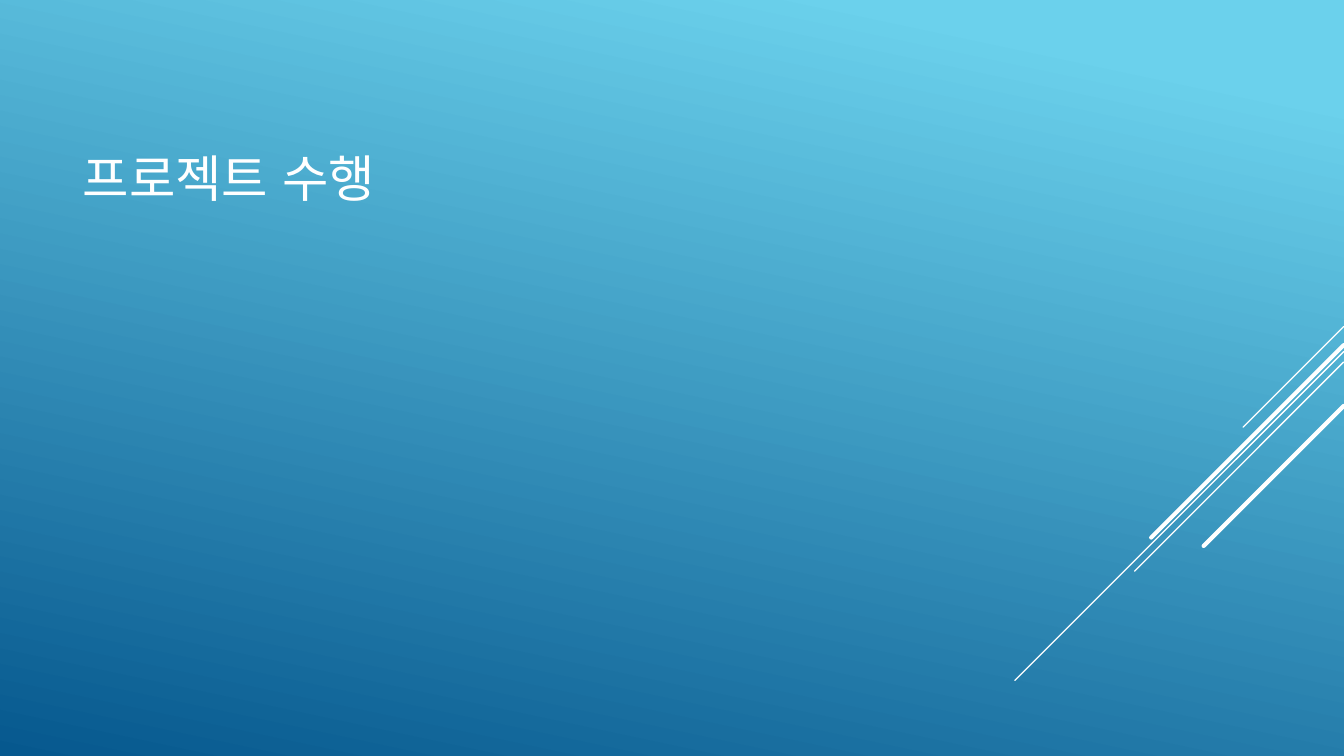
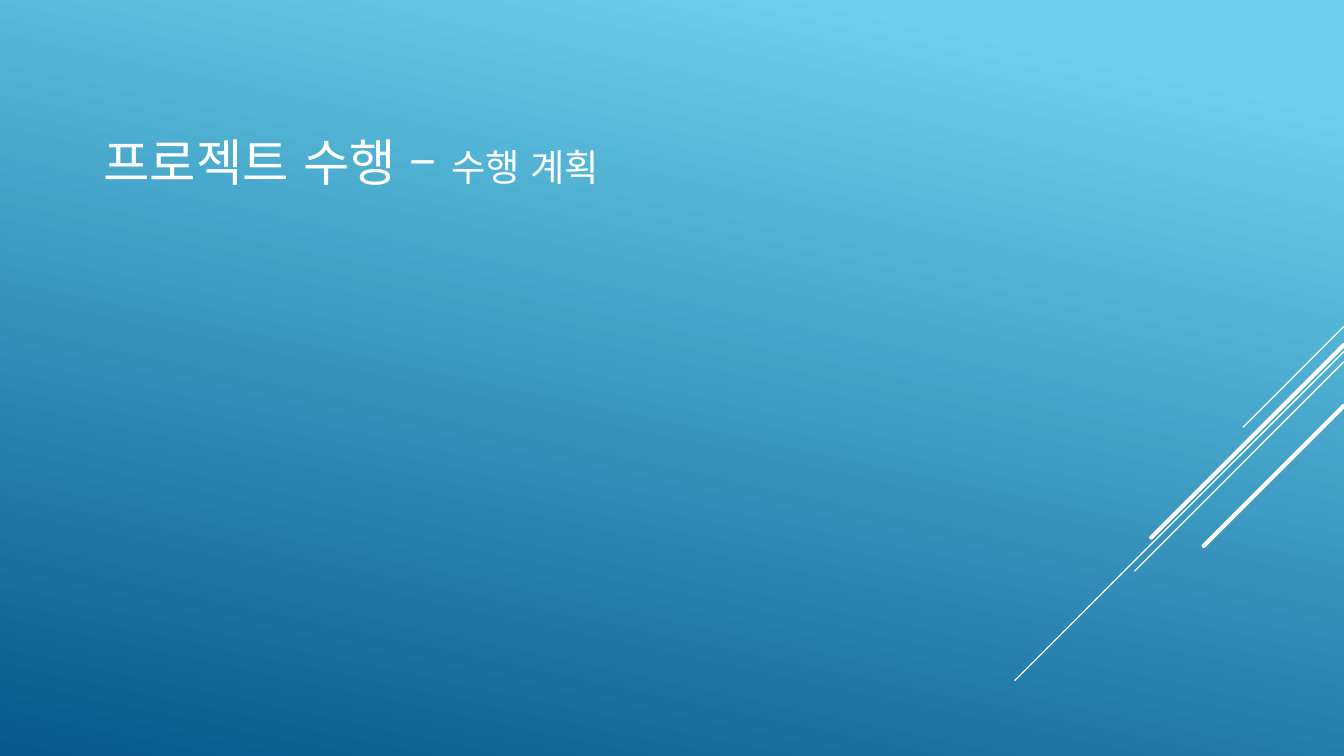
Before and after one commit to KimJeongHoon190/First_Project, a slide deck: slide 5 of 제출자료/최종 발표 프레젠테이션(김정훈).pptx. Drawn at 1344x756 pixels with LibreOffice and Linux fonts; fonts in the diff are those of the drawing. Boxes give left, top, right and bottom in pixels: in the first picture for what was removed or moved away, otherwise in the second. Text is boxed around its words. In the diff, an @@ line names an element or a change of style, - is before the commit and + after.

```diff
--- a/제출자료/최종 발표 프레젠테이션(김정훈).pptx
+++ b/제출자료/최종 발표 프레젠테이션(김정훈).pptx
@@ title at (x1=103, y1=139, x2=599, y2=185): text changed @@
-프로젝트 수행
+프로젝트 수행 – 수행 계획
```
Also in this commit, not shown: 5 other slides changed, 2 slides added, 2 slides removed.
